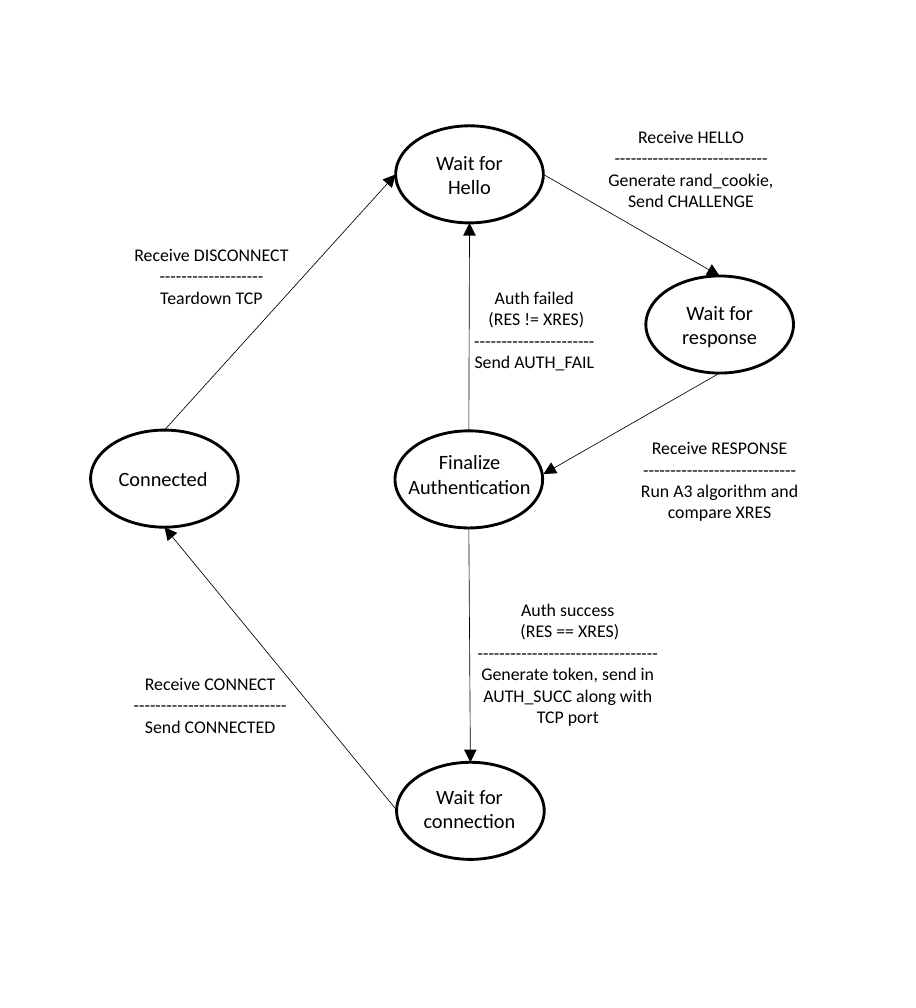
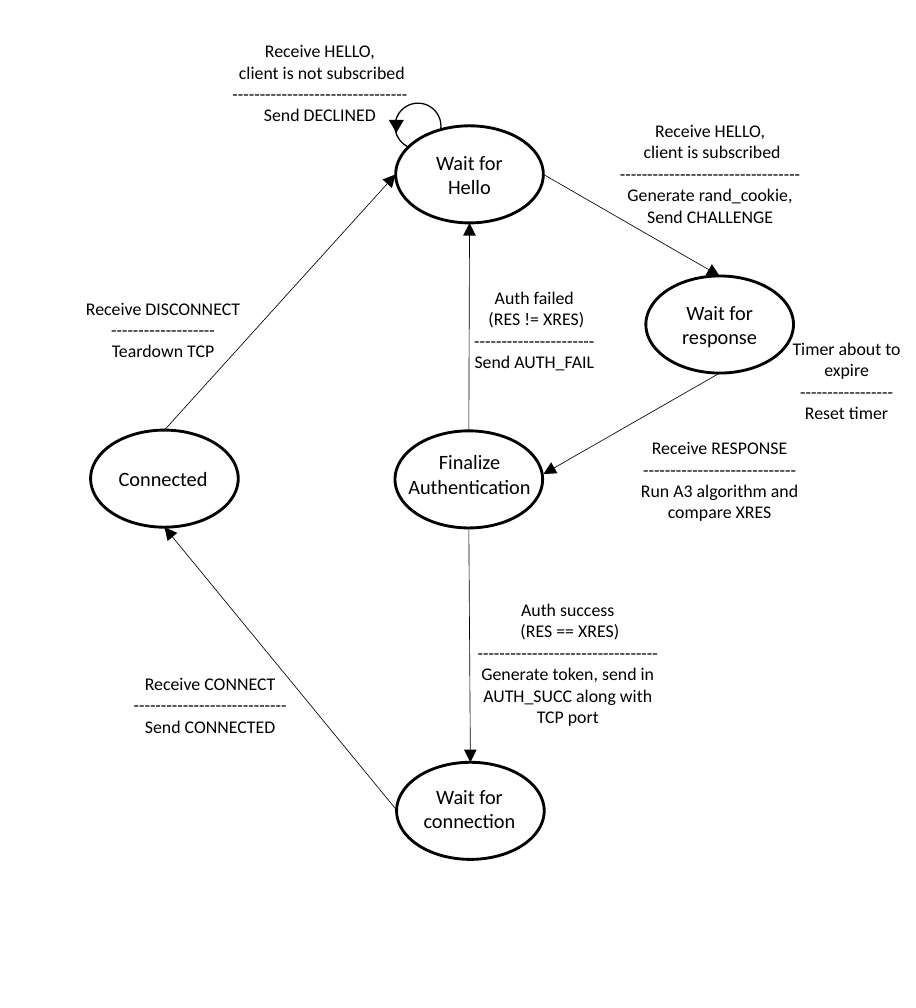
Before and after one commit to GiovanH/ServerBasedChat-CS4390, a slide deck: slide 2 of Doc/Diagrams.pptx. Drawn at 916x1008 pixels with LibreOffice and Linux fonts; fonts in the diff are those of the drawing. Boxes give left, top, right and bottom in pixels: in the first picture for what was removed or moved away, otherwise in the second. Text is boxed around its words. In the diff, an @@ line names an element or a change of style, - is before the commit and + after.

```diff
--- a/Doc/Diagrams.pptx
+++ b/Doc/Diagrams.pptx
@@ text added at <box>239,44,405,121</box>, 14 pt, text #000000 @@
+Receive HELLO,
+client is not subscribed
+--------------------------------
+Send DECLINED
@@ ellipse added at <box>395,104,441,149</box>, outline #000000 1 pt @@
@@ triangle added at <box>390,121,403,132</box>, fill #000000, outline #000000 1 pt @@
@@ text at <box>644,124,780,158</box>: text changed @@
-Receive HELLO
-----------------------------
+Receive HELLO,
+client is subscribed
+---------------------------------
@@ text "Receive DISCONNECT": place and size @@
-text "Receive DISCONNECT" at <box>134,248,289,304</box>
+text "Receive DISCONNECT" at <box>86,302,240,357</box>
@@ text added at <box>793,342,900,419</box>, 14 pt, text #000000 @@
+Timer about to expire
+-----------------
+Reset timer
```
Also in this commit, not shown: 1 other slide changed, 1 other file.
